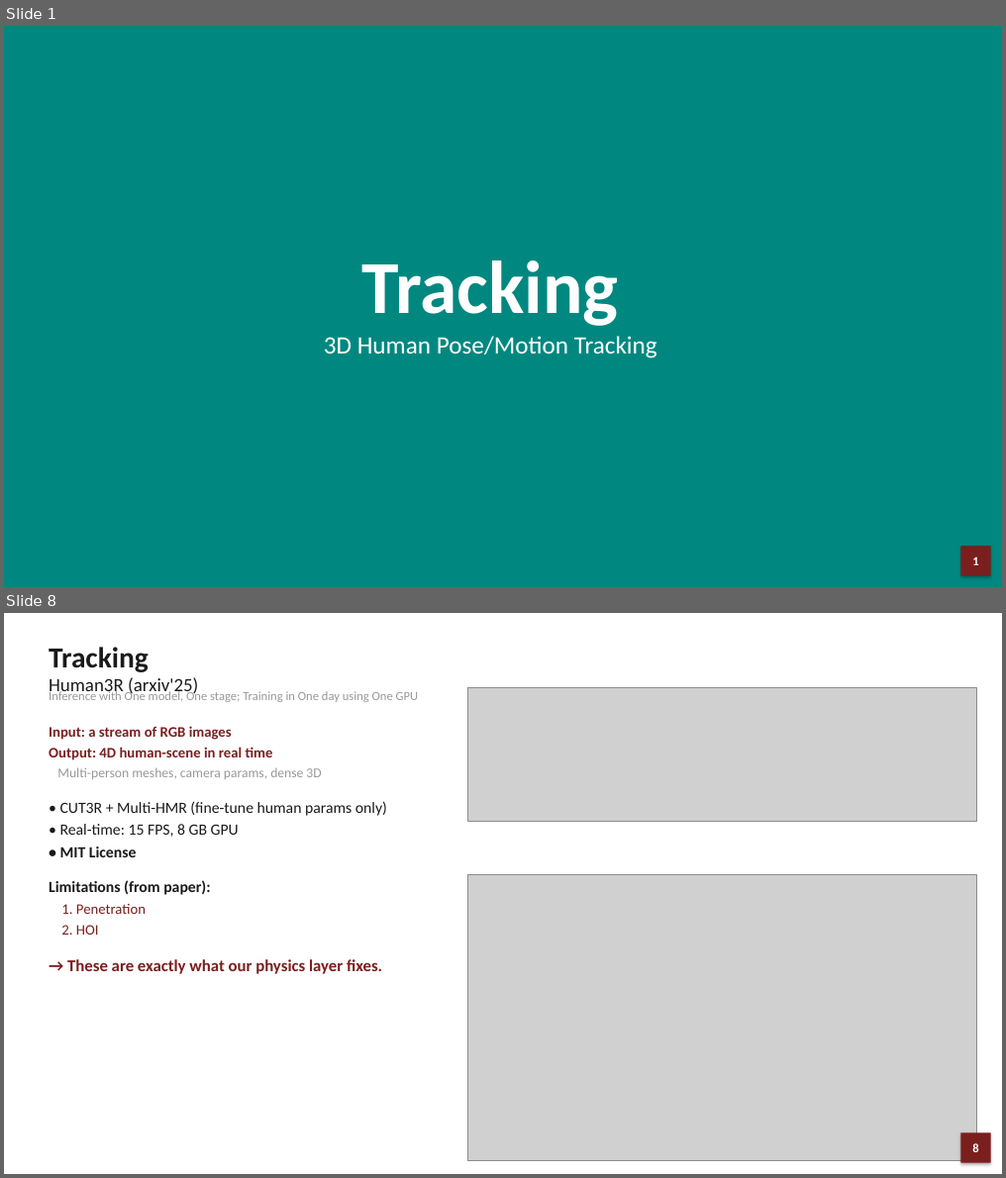
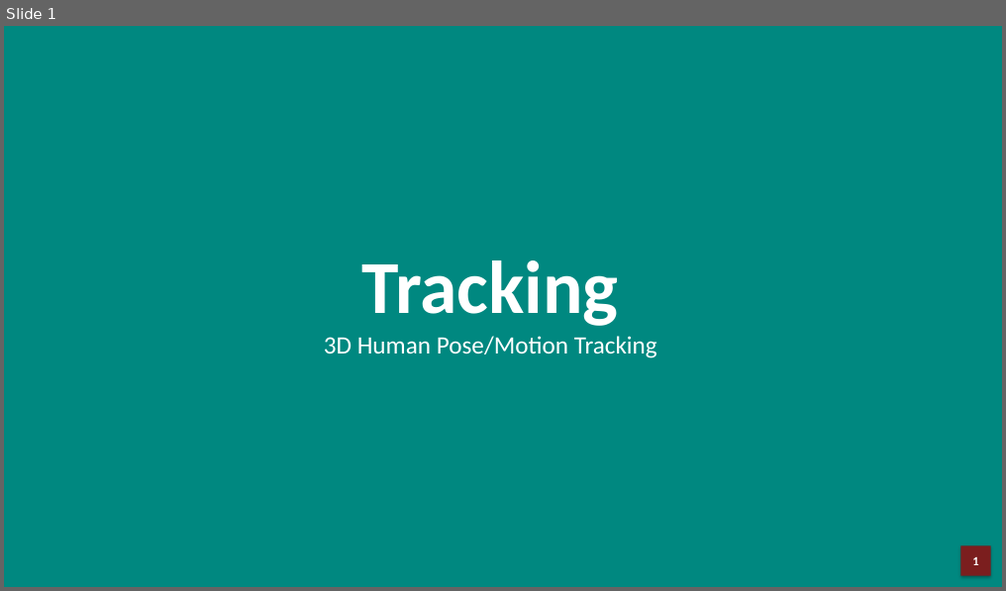
Before and after one commit to JCNTH/Pact3D, a slide deck: Pact3D_Presentation.pptx. Shown one above the other, each under a label of ours: slides 1 and 8 before the commit, slide 1 after it; the slides between them are not shown. The pictures are 1006x1178 and 1006x591 pixels, drawn with LibreOffice and Linux fonts; fonts in the diff are those of the drawing; grey boxes stand for pictures. Boxes give left, top, right and bottom in pixels: in the first picture for what was removed or moved away, otherwise in the second. Text is boxed around its words. In the diff, an @@ line names an element or a change of style, - is before the commit and + after.

```diff
--- a/Pact3D_Presentation.pptx
+++ b/Pact3D_Presentation.pptx
@@ slide 8 removed at (4,613,1002,1174), background #FFFFFF @@
@@ text removed at (49,647,149,672) @@
-Tracking
@@ text removed at (49,677,198,696) @@
-Human3R (arxiv'25)
@@ text removed at (49,689,419,702) @@
-Inference with One model, One stage; Training in One day using One GPU
@@ picture removed at (468,688,977,822) @@
@@ text removed at (49,726,387,974) @@
-Input: a stream of RGB images
-Output: 4D human-scene in real time
-Multi-person meshes, camera params, dense 3D
-• CUT3R + Multi-HMR (fine-tune human params only)
-• Real-time: 15 FPS, 8 GB GPU
-• MIT License
-Limitations (from paper):
-1. Penetration
-2. HOI
-→ These are exactly what our physics layer fixes.
@@ picture removed at (468,875,977,1161) @@
@@ rectangle removed at (960,1134,991,1163) @@
-8
```
Also in this commit, not shown: 3 slides changed, 6 slides added, 12 other slides removed, 1 other file.
